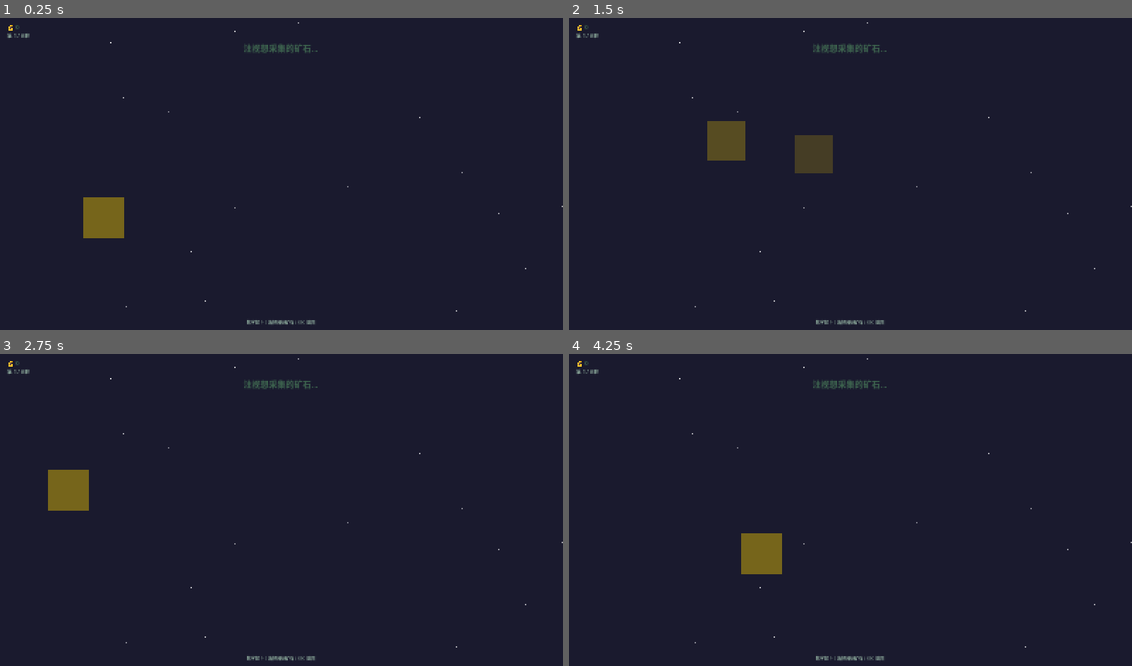
Above: before the commit, frames 1-4 (two rows, left to right).
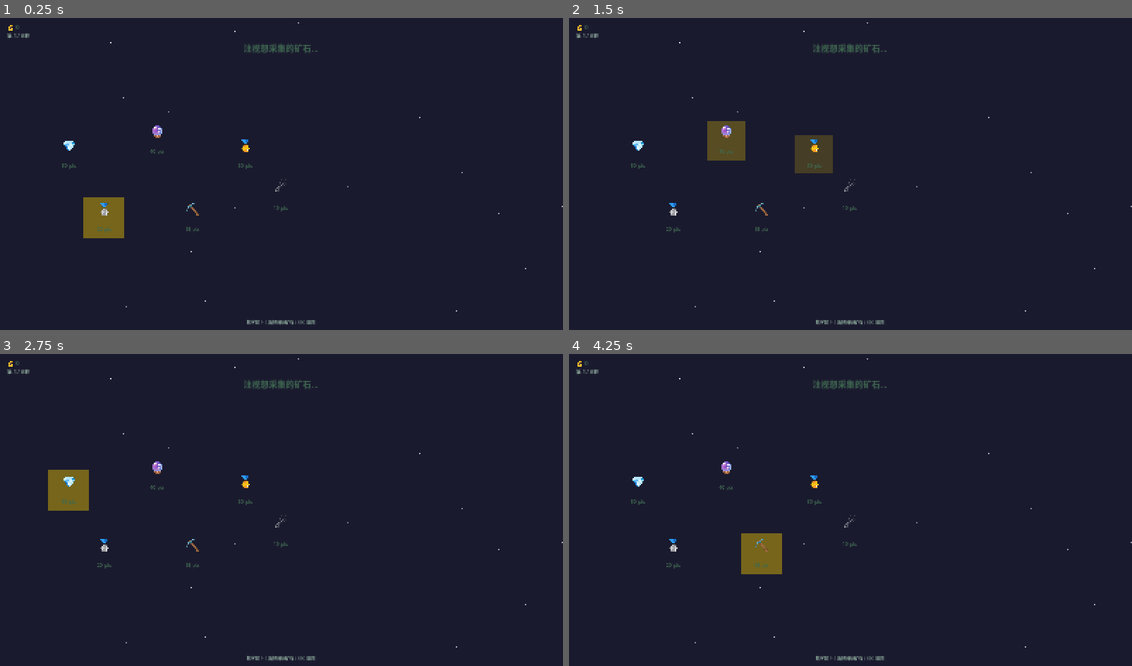
Above: after the commit, the same moments.

Repository: sssd903-tju/MetaBCI_Game
Game: Godot game, scene res://scenes/p300/SpaceMiner.tscn
The game is run twice, just before and just after one commit, with the same random seed, the same clock (stepped at 60 frames per second) and the same inputs. This scene is started directly instead of the project's main scene.
Inputs:
- Up to frame 1 (0.25 s): no input
- Up to frame 2 (1.5 s): tap Enter (ui_accept) at 0.5, 0.77 s; hold Right 0.53-1.28 s; tap 1 at 0.6 s; hold Down (ui_down) from 1.28 s (still down); tap 2 at 1.35 s
- Up to frame 3 (2.75 s): tap Enter (ui_accept) at 1.52 s; release Down (ui_down) at 2.03 s; hold Right from 2.03 s (still down); tap 3 at 2.1 s
- Up to frame 4 (4.25 s): release Right at 2.78 s; hold Up (ui_up) 2.78-3.53 s; tap Y at 2.85 s; tap Enter (ui_accept) at 3.02, 3.77 s; hold Left from 3.53 s (still down); hold N from 3.53 s (still down)

The runs differ from the first frame. In frame 1, 0.3% of the frame differs, in the area x 11-52%, y 34-69%; in frame 2, 0.3%; in frame 3, 0.3%; in frame 4, 0.3%.
Error before the commit: Invalid assignment of property or key 'text' with value of type 'String' on a base object of type 'Nil'. (res://scripts/paradigms/p300/entities/asteroid.gd:48)

Commit message:
fix: 移除重复 _ready + _label null + _ship_target 未使用

Diff:
--- a/scripts/paradigms/p300/entities/asteroid.gd
+++ b/scripts/paradigms/p300/entities/asteroid.gd
@@ -39,14 +39,20 @@
 	_value_label.add_theme_font_size_override("font_size", 14)
 	_value_label.add_theme_color_override("font_color", GlobalConfig.UI_TEXT_PRIMARY)
 	add_child(_value_label)
+	update_display()
 
 
 func setup(nm: String, icon: String, val: int) -> void:
 	ore_name = nm
 	ore_icon = icon
 	ore_value = val
-	_label.text = icon
-	_value_label.text = "%d pts" % val
+	update_display()
+
+func update_display() -> void:
+	if _label == null:
+		return
+	_label.text = ore_icon
+	_value_label.text = "%d pts" % ore_value
 
 
 func set_flash(on: bool) -> void:
--- a/scripts/paradigms/p300/entities/asteroid_field.gd
+++ b/scripts/paradigms/p300/entities/asteroid_field.gd
@@ -27,7 +27,6 @@
 var _seq_pos: int = 0
 var _guessed_idx: int = -1
 var _ship: ColorRect
-var _ship_target: Vector2
 
 
 func _ready() -> void:
